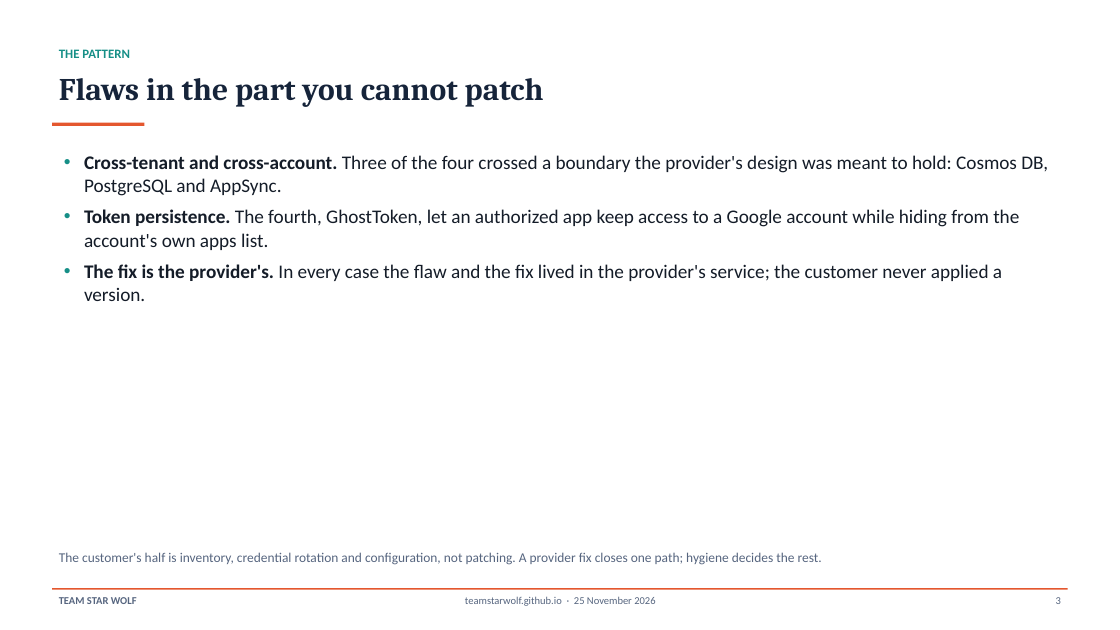
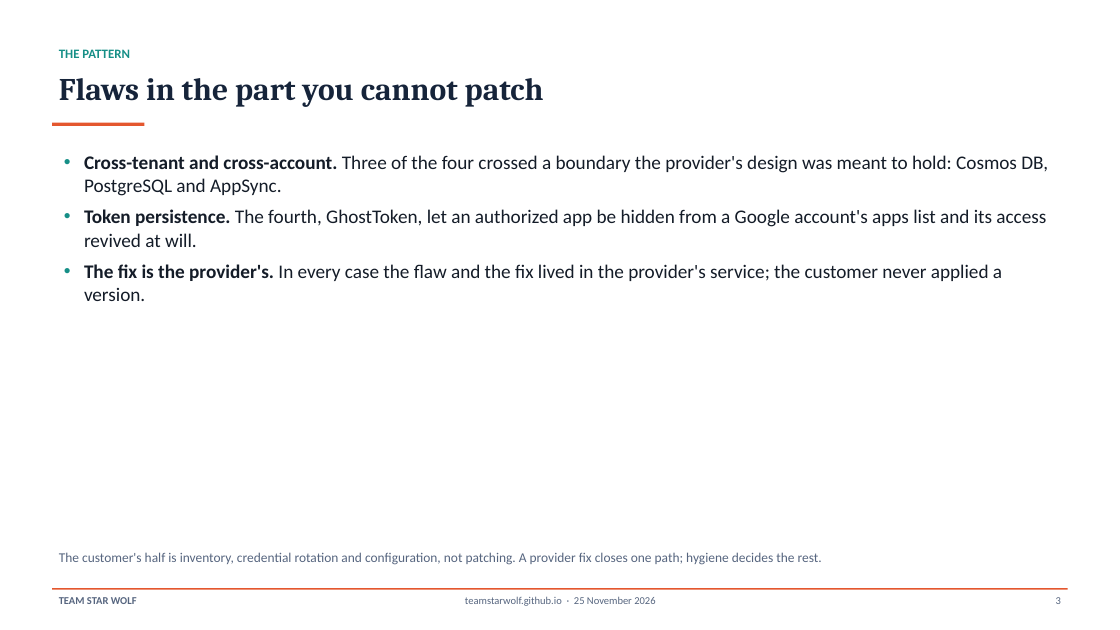
Before and after one commit to TeamStarWolf/TeamStarWolf, a slide deck: slide 3 of case-studies/slides/Cloud_Managed_Service_Flaws_Case_Study.pptx. Drawn at 1120x630 pixels with LibreOffice and Linux fonts; fonts in the diff are those of the drawing. Boxes give left, top, right and bottom in pixels: in the first picture for what was removed or moved away, otherwise in the second. Text is boxed around its words. In the diff, an @@ line names an element or a change of style, - is before the commit and + after.

```diff
--- a/case-studies/slides/Cloud_Managed_Service_Flaws_Case_Study.pptx
+++ b/case-studies/slides/Cloud_Managed_Service_Flaws_Case_Study.pptx
@@ text at box(84, 209, 1046, 247): text changed @@
-• Token persistence. The fourth, GhostToken, let an authorized app keep access to a Google account while hiding from the account's own apps list.
+• Token persistence. The fourth, GhostToken, let an authorized app be hidden from a Google account's apps list and its access revived at will.
```
Also in this commit, not shown: 10 other slides changed, 14 other files.
